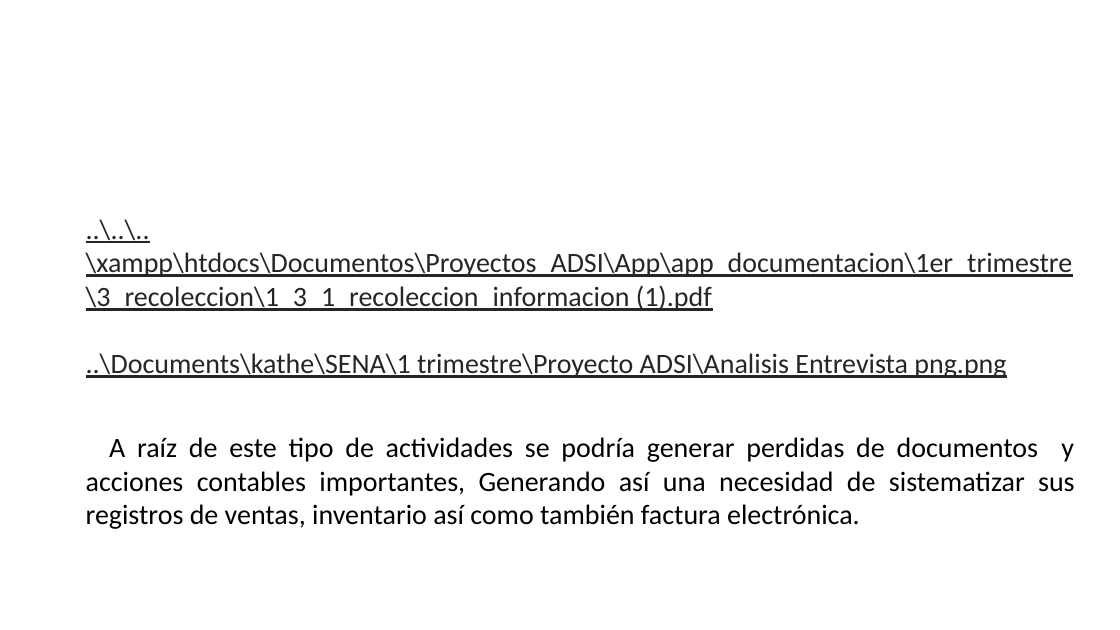
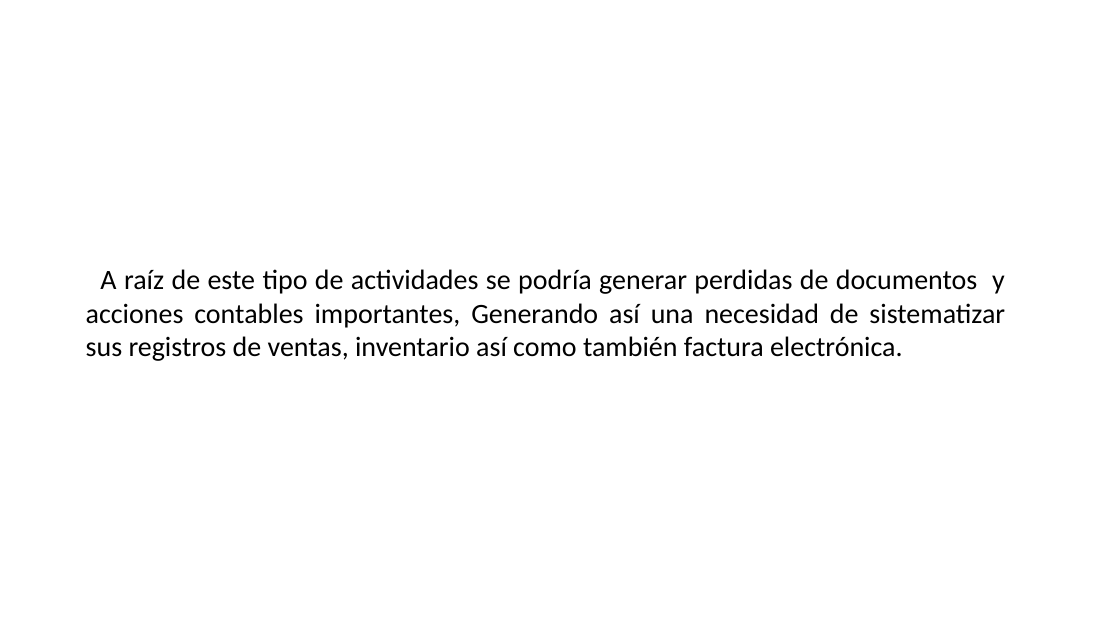
Before and after one commit to kamor31232/Proyecto_adsi, a slide deck: slide 6 of App/app_documentacion/1er_trimestre/1_proyecto/1_1_1_presentacion_proyecto.pptx. Drawn at 1120x630 pixels with LibreOffice and Linux fonts; fonts in the diff are those of the drawing; background and template pictures are left out. Boxes give left, top, right and bottom in pixels: in the first picture for what was removed or moved away, otherwise in the second. Text is boxed around its words. In the diff, an @@ line names an element or a change of style, - is before the commit and + after.

Commit message:
Agrego actividades de 2do trimestre

```diff
--- a/App/app_documentacion/1er_trimestre/1_proyecto/1_1_1_presentacion_proyecto.pptx
+++ b/App/app_documentacion/1er_trimestre/1_proyecto/1_1_1_presentacion_proyecto.pptx
@@ text at [86, 252, 1073, 378]: paragraphs removed @@
-..\..\..\xampp\htdocs\Documentos\Proyectos_ADSI\App\app_documentacion\1er_trimestre\3_recoleccion\1_3_1_recoleccion_informacion (1).pdf
-..\Documents\kathe\SENA\1 trimestre\Proyecto ADSI\Analisis Entrevista png.png
```
Also in this commit, not shown: 5 other slides changed, 1 slide added, 47 other files.
